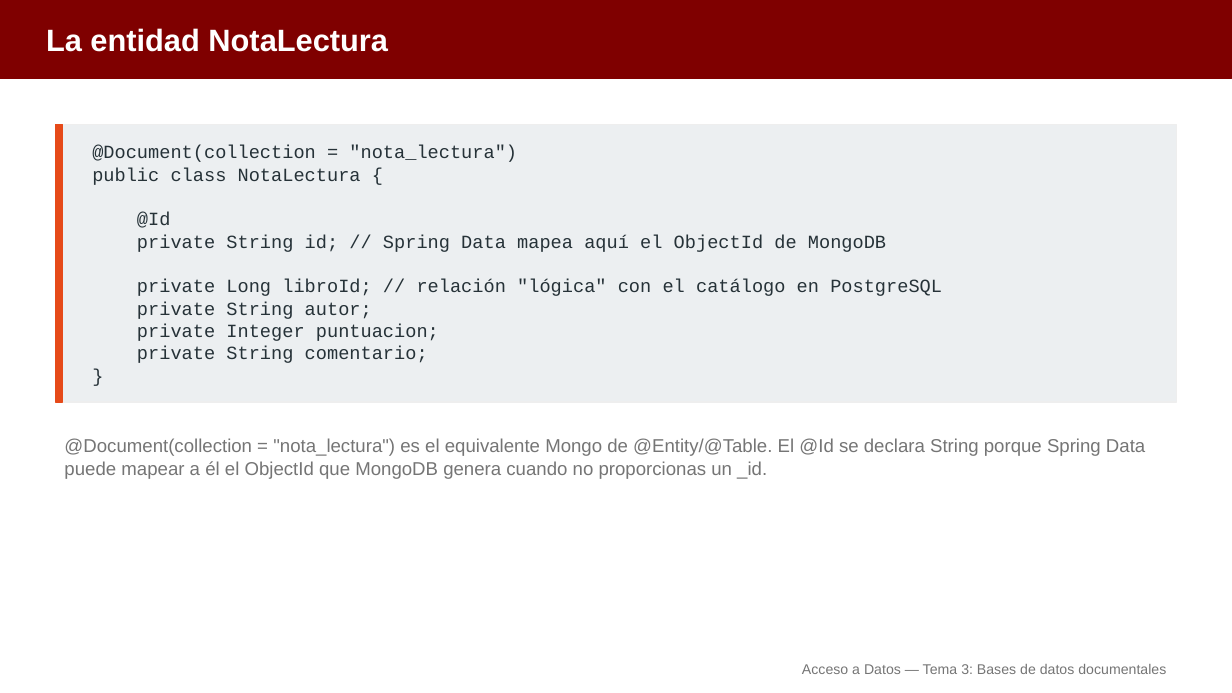
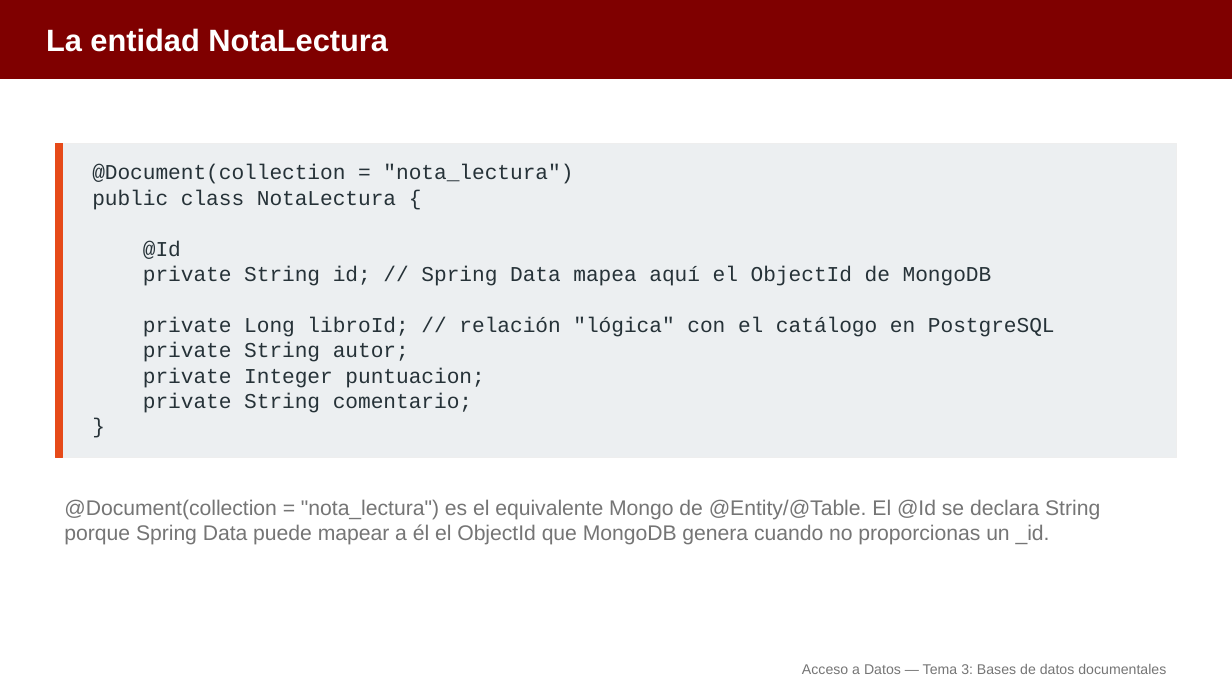
Before and after one commit to aitorventura/acceso-a-datos, a slide deck: slide 16 of tema3/diapositivas/conexion-mongodb.pptx. Drawn at 1232x693 pixels with LibreOffice and Linux fonts; fonts in the diff are those of the drawing. Boxes give left, top, right and bottom in pixels: in the first picture for what was removed or moved away, otherwise in the second. Text is boxed around its words. In the diff, an @@ line names an element or a change of style, - is before the commit and + after.

```diff
--- a/tema3/diapositivas/conexion-mongodb.pptx
+++ b/tema3/diapositivas/conexion-mongodb.pptx
@@ rectangle: place and size @@
-rectangle at <box>55,125,1177,402</box>
+rectangle at <box>55,143,1177,457</box>
@@ rectangle: place and size @@
-rectangle at <box>55,125,63,402</box>
+rectangle at <box>55,143,63,457</box>
@@ text "@Document(collection = "nota_lectura")": place and size @@
-text "@Document(collection = "nota_lectura")" at <box>92,145,942,363</box>
+text "@Document(collection = "nota_lectura")" at <box>92,164,1055,413</box>
@@ text "@Document(collection = "nota_lectura")" at <box>92,164,1055,413</box>: size 14.5 to 16.5 pt @@
@@ text "@Document(collection = "nota_lectura") es el ..." at <box>64,499,1100,545</box>: size 14.5 to 16.5 pt @@
@@ text "@Document(collection = "nota_lectura") es el ...": place and size @@
-text "@Document(collection = "nota_lectura") es el ..." at <box>64,438,1145,479</box>
+text "@Document(collection = "nota_lectura") es el ..." at <box>64,499,1100,545</box>
```
Also in this commit, not shown: 26 other slides changed, 15 other files.
